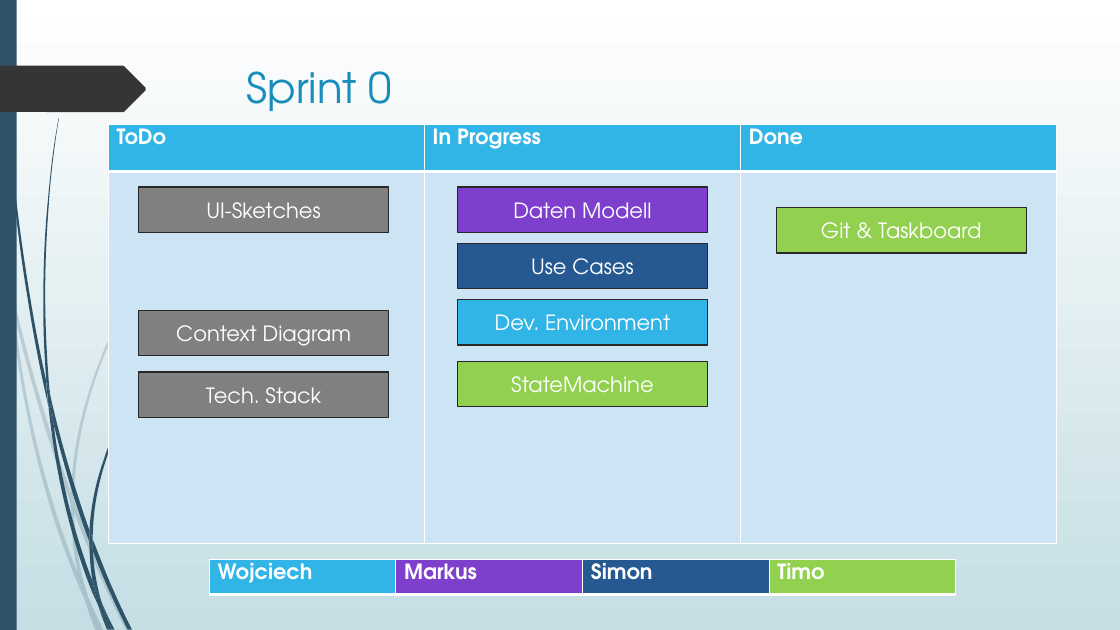
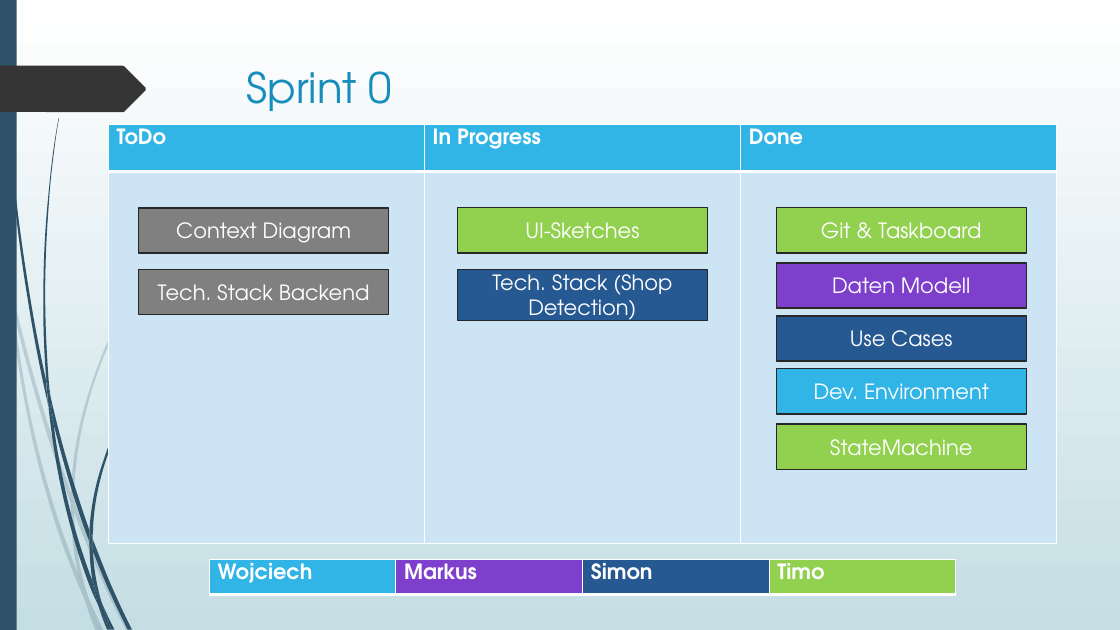
Before and after one commit to Pschkn/TAE_EmbeddedSystems, a slide deck: slide 2 of pm/SmartCartTaskboard.pptx. Drawn at 1120x630 pixels with LibreOffice and Linux fonts; fonts in the diff are those of the drawing. Boxes give left, top, right and bottom in pixels: in the first picture for what was removed or moved away, otherwise in the second. Text is boxed around its words. In the diff, an @@ line names an element or a change of style, - is before the commit and + after.

```diff
--- a/pm/SmartCartTaskboard.pptx
+++ b/pm/SmartCartTaskboard.pptx
@@ rectangle "Context Diagram": place and size @@
-rectangle "Context Diagram" at (139,311,389,356)
+rectangle "Context Diagram" at (139,208,389,253)
@@ rectangle "UI-Sketches": place and size @@
-rectangle "UI-Sketches" at (139,187,389,233)
+rectangle "UI-Sketches" at (458,208,708,253)
@@ rectangle "UI-Sketches" at (458,208,708,253): fill #808080 to #92D050 @@
@@ rectangle "Tech. Stack (Shop Detection)": place and size @@
-rectangle "Tech. Stack (Shop Detection)" at (139,372,389,418)
+rectangle "Tech. Stack (Shop Detection)" at (458,270,708,321)
@@ rectangle "Tech. Stack (Shop Detection)" at (458,270,708,321): fill #808080 to #265991 @@
@@ text in rectangle at (492,268,672,325): text changed @@
-Tech. Stack
+Tech. Stack (Shop Detection)
@@ rectangle "Daten Modell": place and size @@
-rectangle "Daten Modell" at (458,187,708,233)
+rectangle "Daten Modell" at (776,263,1027,308)
@@ rectangle added at (139,270,389,315), fill #808080, outline #272727 1.25 pt, 18 pt, text #FFFFFF @@
+Tech. Stack Backend
@@ rectangle "Use Cases": place and size @@
-rectangle "Use Cases" at (458,244,708,289)
+rectangle "Use Cases" at (776,316,1027,361)
@@ rectangle "Dev. Environment": place and size @@
-rectangle "Dev. Environment" at (458,300,708,345)
+rectangle "Dev. Environment" at (776,369,1027,414)
@@ rectangle "StateMachine": place and size @@
-rectangle "StateMachine" at (458,361,708,407)
+rectangle "StateMachine" at (776,424,1027,470)
```
Also in this commit, not shown: 18 other files.
